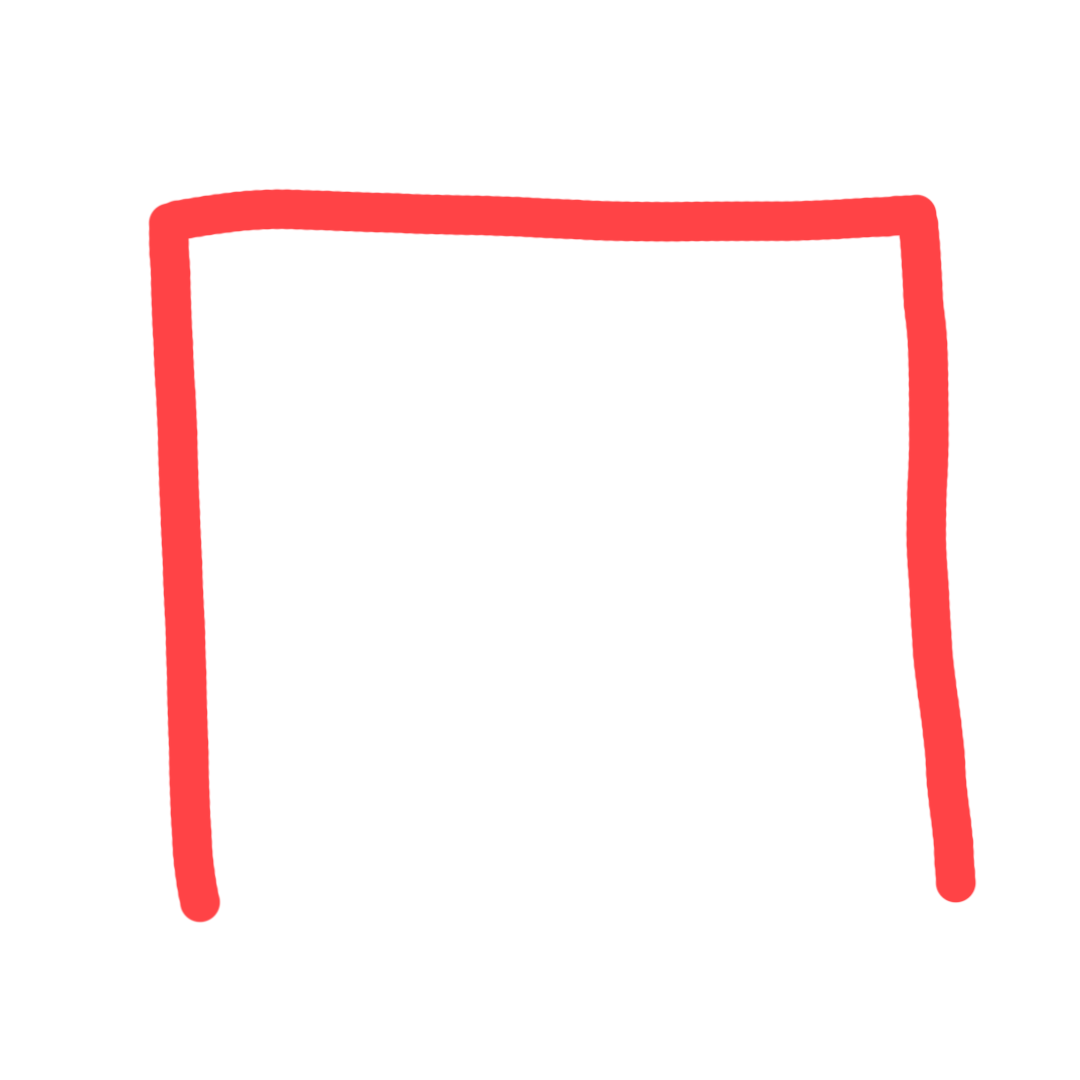
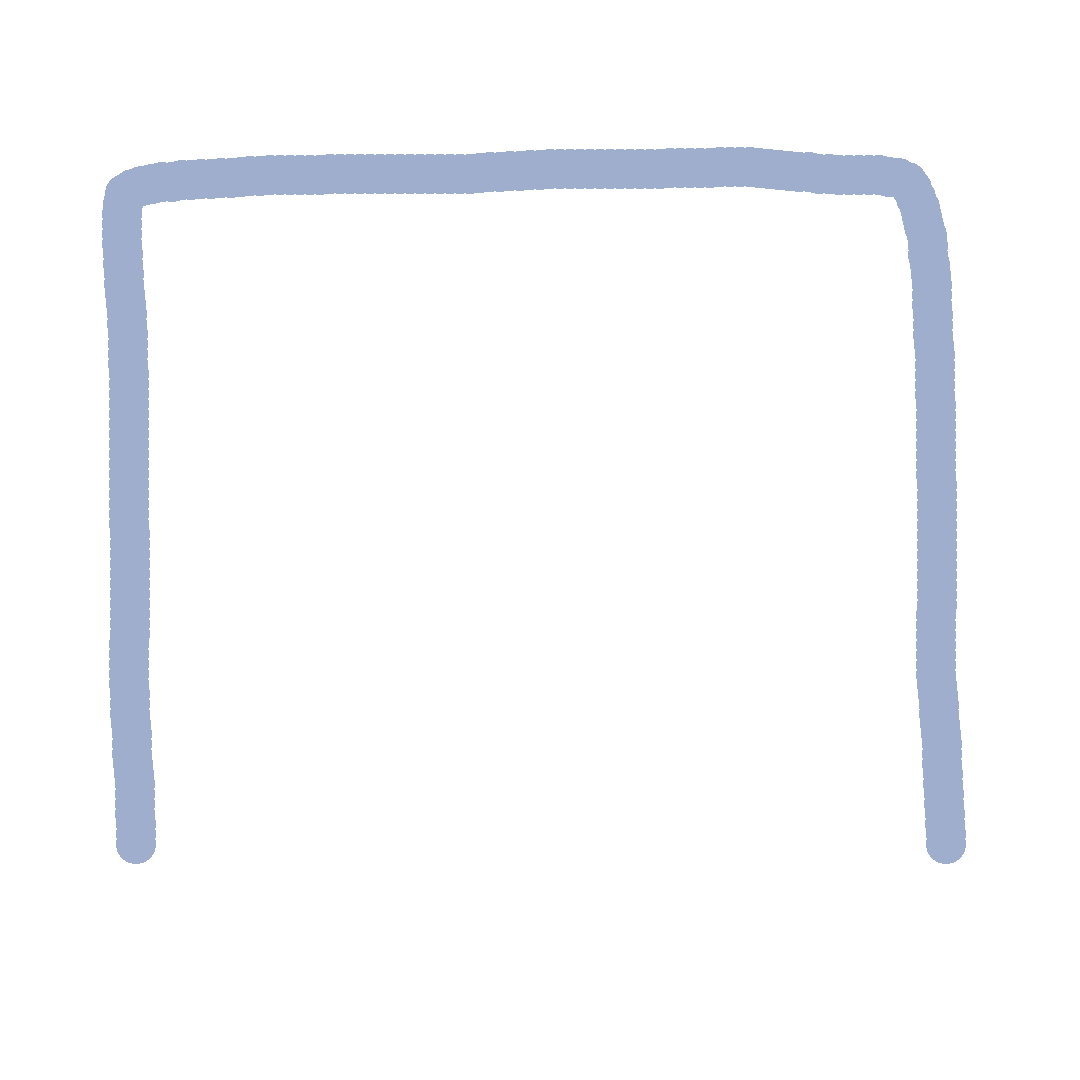
Layered file, before and after one edit (1080 x 1080). Changes by layer:
added layer "Layer 3" above "Layer 2" over (102, 147, 966, 864)
hid "Layer 2" over (147, 187, 977, 923)
